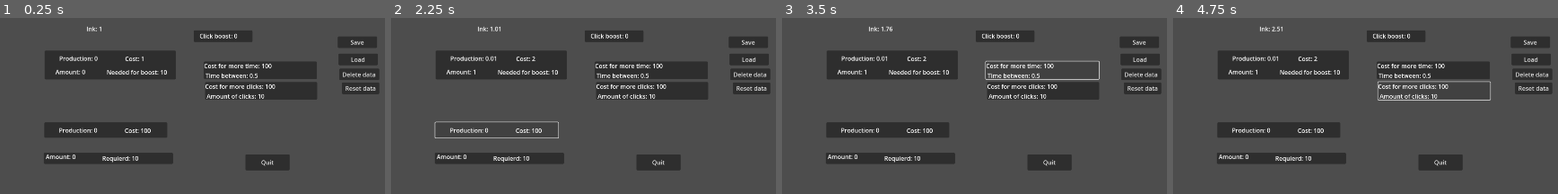
Above: before the commit, frames 1-4 (left to right).
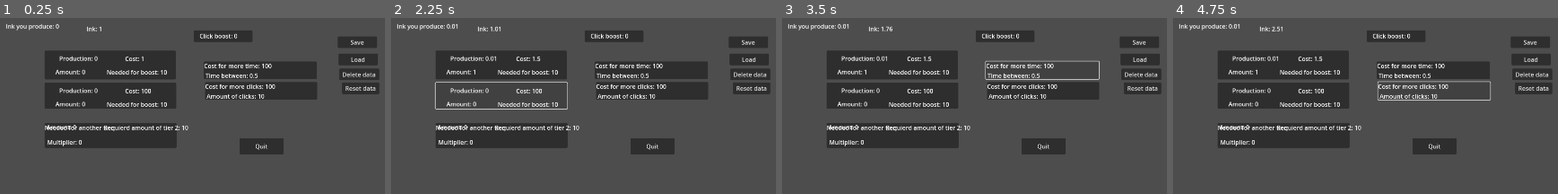
Above: after the commit, the same moments.

Repository: klobuck/Idle-klbouck
Game: Godot game, scene res://main_area.tscn
Same seed, same stepped clock (60 frames per second), same inputs: the game is played once before the commit and once after it. Before the commit the project starts from res://node_2d.tscn.
Inputs:
- Up to frame 1 (0.25 s): no input
- Up to frame 2 (2.25 s): click "Cost: 1" at 0.5 s; click "Cost: 2" (after the commit: "Cost: 1.5") at 1.25 s; click "Cost: 100" at 2 s
- Up to frame 3 (3.5 s): click "Cost for more time: 100 Time …" at 2.75 s
- Up to frame 4 (4.75 s): click "Click boost: 0" at 3.5 s; click "Cost for more clicks: 100 Amo…" at 4.25 s

The runs differ from the first frame. In frame 1, 12% of the frame differs, in the area x 1-76%, y 3-87%; in frame 2, 8.4%; in frame 3, 12%; in frame 4, 12%.

Commit message:
Updated some stuff

Diff:
--- a/main.gd
+++ b/main.gd
@@ -127,9 +127,13 @@
 	#tier 2
 	%buy_tier_2.text = str("Cost: ", snapped(buy_tier_2, 0.01))
 	%add_tier_2.text = str("Production: ", snapped(add_tier_2, 0.01))
+	%amount_tier_2.text = str("Amount: ", bought_tier_2)
+	%needed_for_boost_tier_2.text = str("Needed for boost: ", needed_for_boost_tier_2)
 	#reset boost
 	%count.text = str("Amount: ", multiplier_count)
-	%requirements.text = str("Requierd: ", requiered_for_multiplier)
+	%requirements.text = str("Requierd amount of tier 2: ", requiered_for_multiplier)
+	%multiplier.text = str("Multiplier: ", multiplier)
+	%needed_for_another_tier.text = str("Needed for another tier: ")
 	#klik boost
 	%clicks.text = str("Click boost: ", click_boost)
 	%more_clicks_text.text = str("Cost for more clicks: ", needed_cash_for_clicks, "\n Amount of clicks: ",click_max )
@@ -137,10 +141,12 @@
 	if %click_boost_timer.time_left == 0 and click_boost > 0:
 		click_boost -= 1
 		%click_boost_timer.start()
+	if click_boost >= click_max:
+		click_boost = click_max
 	if click_boost>0:
 		add_full *= 1.0 + (click_boost/10.0)
-	if click_boost >= click_max:
-		click_boost = click_max
+	print(add_full)
+	%add_full.text = str("Ink you produce: ", snapped(add_full, 0.01))
 
 #tiery
 func _on_tier_1_pressed():
@@ -148,7 +154,7 @@
 	if cash >= buy_tier_1:
 		add_tier_1 += 0.01 * (multiplier + 1)
 		cash -= buy_tier_1
-		buy_tier_1 *= 2
+		buy_tier_1 *= 1.5
 		bought_tier_1 += 1
 	#co 10 podwaja ilość zdobywanej money
 	if bought_tier_1 == needed_for_boost_tier_1:
@@ -161,7 +167,7 @@
 	if cash >= buy_tier_2:
 		add_tier_2 += 0.05 * (multiplier + 1)
 		cash -= buy_tier_2
-		buy_tier_2 *= 2
+		buy_tier_2 *= 1.5
 		bought_tier_2 += 1
 	#co 10 podwaja ilość zdobywanej money
 	if bought_tier_2 == needed_for_boost_tier_2:
@@ -216,10 +222,10 @@
 
 func _on_click_boost_more_time_pressed():
 	if cash >= needed_cash_for_time:
-		%click_boost_timer.wait_time += 0.01
+		%click_boost_timer.wait_time += 0.1
 		cash -= needed_cash_for_time
 		needed_cash_for_time *= 2
-		time_between_clicks += 0.01
+		time_between_clicks += 0.1
 
 #quit
 func _on_quit_pressed():
--- a/node_2d.tscn
+++ b/main_area.tscn
@@ -1,12 +1,19 @@
 [gd_scene load_steps=2 format=3 uid="uid://dtvo1vuffr04r"]
 
-[ext_resource type="Script" path="res://main.gd" id="1_7hjl4"]
-
-[node name="Node2D" type="Node2D"]
-script = ExtResource("1_7hjl4")
+[ext_resource type="Script" path="res://main.gd" id="1_6cbpn"]
+
+[node name="main_area" type="Node2D"]
+script = ExtResource("1_6cbpn")
 
 [node name="Camera2D" type="Camera2D" parent="."]
 position = Vector2(648, 308)
+
+[node name="add_full" type="Label" parent="."]
+unique_name_in_owner = true
+offset_left = 25.0
+offset_top = 11.0
+offset_right = 65.0
+offset_bottom = 34.0
 
 [node name="cash" type="Label" parent="."]
 unique_name_in_owner = true
@@ -56,10 +63,10 @@
 offset_bottom = 69.0
 
 [node name="tier2" type="Button" parent="Tiers"]
-offset_left = 128.0
-offset_top = 280.0
-offset_right = 457.0
-offset_bottom = 321.0
+offset_left = 129.0
+offset_top = 174.0
+offset_right = 481.0
+offset_bottom = 243.0
 
 [node name="buy_tier_2" type="Label" parent="Tiers/tier2"]
 unique_name_in_owner = true
@@ -76,6 +83,20 @@
 offset_top = 9.0
 offset_right = 79.0
 offset_bottom = 32.0
+
+[node name="amount_tier_2" type="Label" parent="Tiers/tier2"]
+unique_name_in_owner = true
+offset_left = 29.0
+offset_top = 45.0
+offset_right = 95.0
+offset_bottom = 68.0
+
+[node name="needed_for_boost_tier_2" type="Label" parent="Tiers/tier2"]
+unique_name_in_owner = true
+offset_left = 166.0
+offset_top = 46.0
+offset_right = 211.0
+offset_bottom = 69.0
 
 [node name="Timers" type="Node" parent="."]
 
@@ -167,10 +188,10 @@
 [node name="Reset" type="Node" parent="Boosters"]
 
 [node name="reset" type="Button" parent="Boosters/Reset"]
-offset_left = 127.0
-offset_top = 361.0
-offset_right = 472.0
-offset_bottom = 391.0
+offset_left = 129.0
+offset_top = 282.0
+offset_right = 482.0
+offset_bottom = 348.0
 
 [node name="count" type="Label" parent="Boosters/Reset/reset"]
 unique_name_in_owner = true
@@ -183,19 +204,32 @@
 [node name="requirements" type="Label" parent="Boosters/Reset/reset"]
 unique_name_in_owner = true
 layout_mode = 0
-offset_left = 156.0
-offset_top = 3.0
-offset_right = 228.0
-offset_bottom = 26.0
+offset_left = 158.0
+offset_right = 230.0
+offset_bottom = 23.0
+
+[node name="multiplier" type="Label" parent="Boosters/Reset/reset"]
+unique_name_in_owner = true
+layout_mode = 0
+offset_left = 7.0
+offset_top = 39.0
+offset_right = 47.0
+offset_bottom = 62.0
+
+[node name="needed_for_another_tier" type="Label" parent="Boosters/Reset/reset"]
+unique_name_in_owner = true
+layout_mode = 0
+offset_right = 40.0
+offset_bottom = 23.0
 
 [node name="reset_description" type="Label" parent="Boosters/Reset/reset"]
 unique_name_in_owner = true
 visible = false
 layout_mode = 0
-offset_left = 23.0
-offset_top = 42.0
-offset_right = 292.0
-offset_bottom = 117.0
+offset_left = 28.0
+offset_top = 100.0
+offset_right = 297.0
+offset_bottom = 175.0
 theme_override_font_sizes/font_size = 11
 text = "Multiplies gain from all tiers separately
 by producton * (multiplier + 1)  and
@@ -276,10 +310,10 @@
 offset_bottom = 27.0
 
 [node name="quit" type="Button" parent="."]
-offset_left = 666.0
-offset_top = 365.0
-offset_right = 784.0
-offset_bottom = 408.0
+offset_left = 650.0
+offset_top = 322.0
+offset_right = 768.0
+offset_bottom = 365.0
 text = "Quit"
 
 [connection signal="pressed" from="Tiers/tier1" to="." method="_on_tier_1_pressed"]
--- a/project.godot
+++ b/project.godot
@@ -11,7 +11,7 @@
 [application]
 
 config/name="Idle"
-run/main_scene="res://node_2d.tscn"
+run/main_scene="res://main_area.tscn"
 config/features=PackedStringArray("4.2", "Forward Plus")
 config/icon="res://icon.svg"
 
